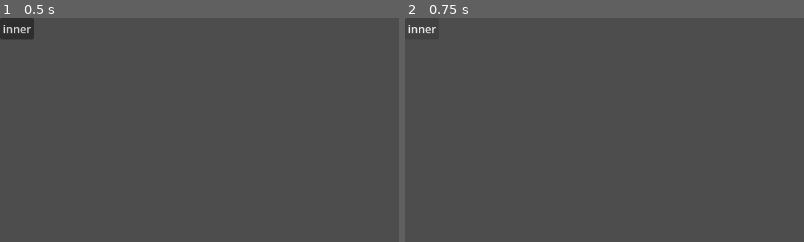
Above: before the commit, frames 1-2 (left to right).
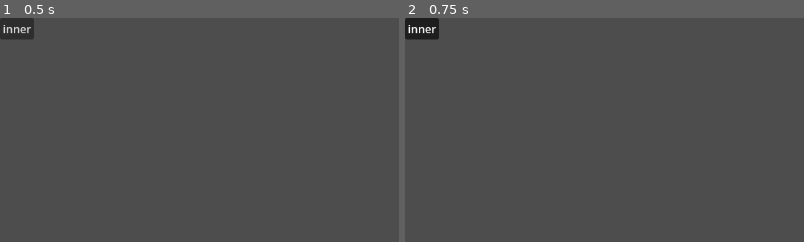
Above: after the commit, the same moments.

Repository: DevinBayly/shape-builder
Game: Godot game, scene res://node_2d.tscn
The game is run twice, just before and just after one commit, with the same random seed, the same clock (stepped at 60 frames per second) and the same inputs. The project has no main scene, so this scene is started directly. The engine's default icon, where the game draws it, is replaced by a stand-in: a white triangle on a blue panel in a dark square.
Inputs:
- Up to frame 1 (0.5 s): no input
- Up to frame 2 (0.75 s): click "inner" at 0.5 s
The pictures show only the part of the screen within x 0-50%, y 0-50%; the shares and areas given below are measured in that part.

Frame 1 is identical in both runs. In frame 2, 0.7% of the frame differs, in the area x 0-9%, y 0-10%.

Commit message:
reconnected the button trigger

Diff:
--- a/node_2d.gd
+++ b/node_2d.gd
@@ -25,7 +25,7 @@
 				prev = new_vert
 			else:
 				prev = new_vert
-	if event is InputEventMouseMotion:
+	if event is InputEventMouseMotion and innerButton.is_pressed():
 		if edges.size() > 1:
 			print()
 			# check intersections of all the edges in cardinal directions from the point on the screen
--- a/node_2d.tscn
+++ b/node_2d.tscn
@@ -14,4 +14,5 @@
 [node name="Button" type="Button" parent="." unique_id=2074719527]
 offset_right = 8.0
 offset_bottom = 8.0
+toggle_mode = true
 text = "inner"
